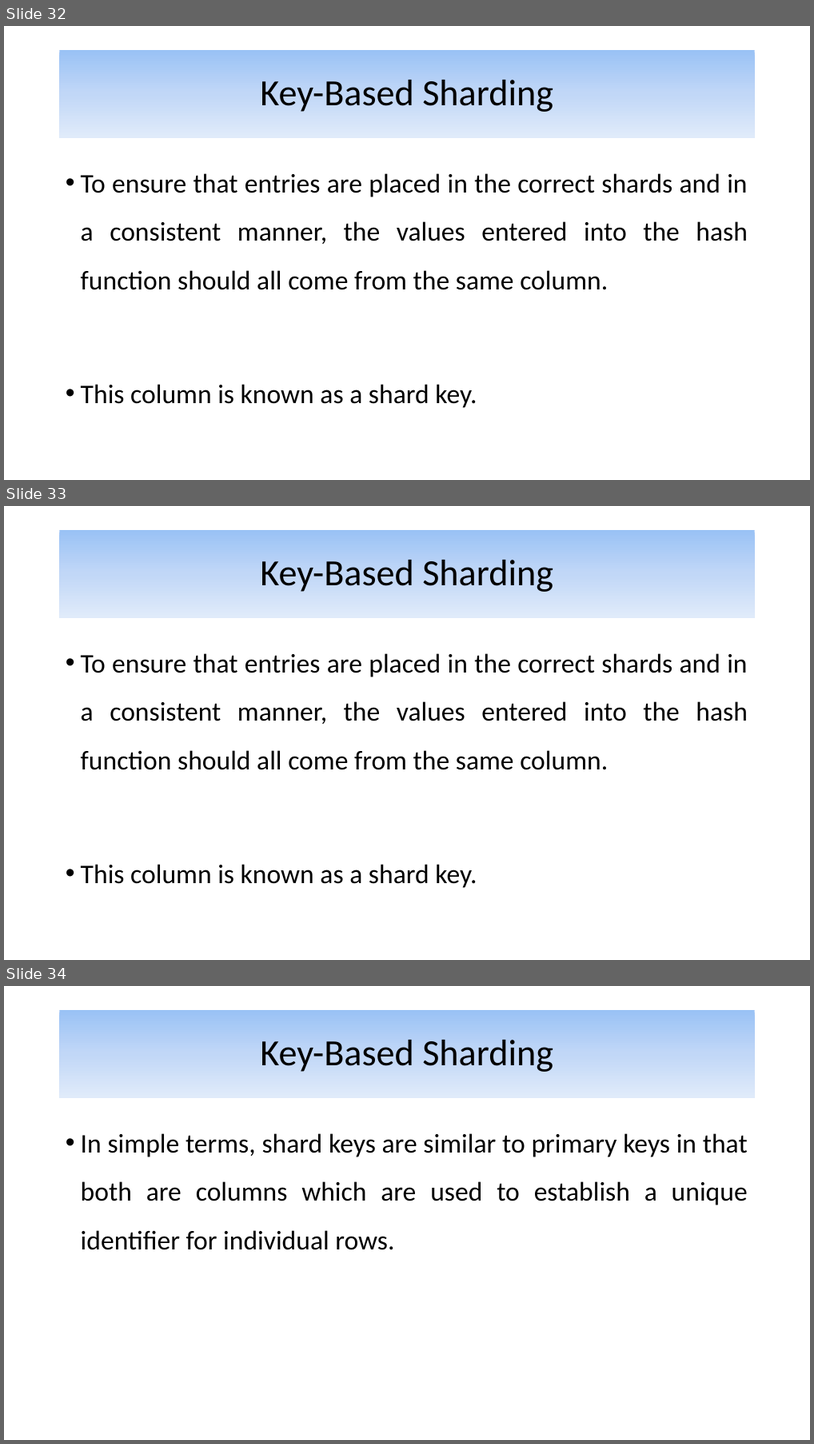
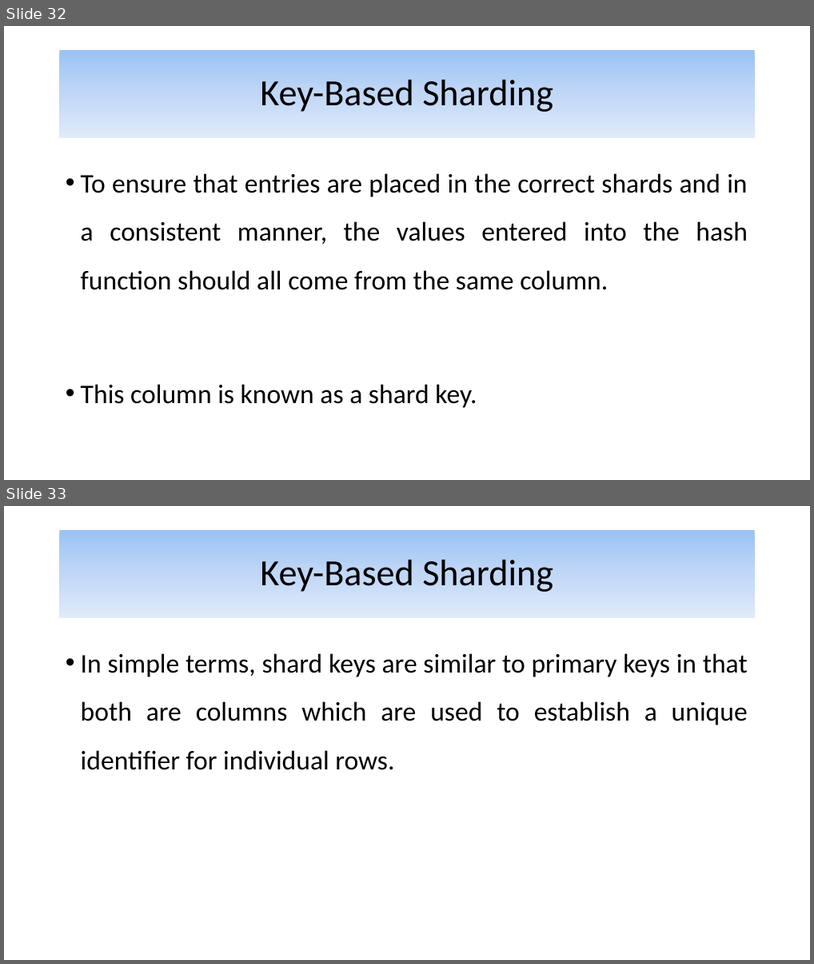
Before and after one commit to alijfri99/presentations, a slide deck: Advanced DBMS Presentation.pptx. Shown one above the other, each under a label of ours: slides 32, 33 and 34 before the commit, slides 32 and 33 after it. The pictures are 814x1444 and 814x964 pixels, drawn with LibreOffice and Linux fonts; fonts in the diff are those of the drawing. Boxes give left, top, right and bottom in pixels: in the first picture for what was removed or moved away, otherwise in the second. Text is boxed around its words. In the diff, an @@ line names an element or a change of style, - is before the commit and + after.

```diff
--- a/Advanced DBMS Presentation.pptx
+++ b/Advanced DBMS Presentation.pptx
@@ slide 33 removed at (4,506,810,960), background #FFFFFF @@
@@ title removed at (60,530,755,618) @@
-Key-Based Sharding
@@ text removed at (81,653,748,888) @@
-• To ensure that entries are placed in the correct shards and in a consistent manner, the values entered into the hash function should all come from the same column.
-• This column is known as a shard key.
@@ what was slide 34 is now slide 33 @@
```
Also in this commit, not shown: 2 slides changed.
